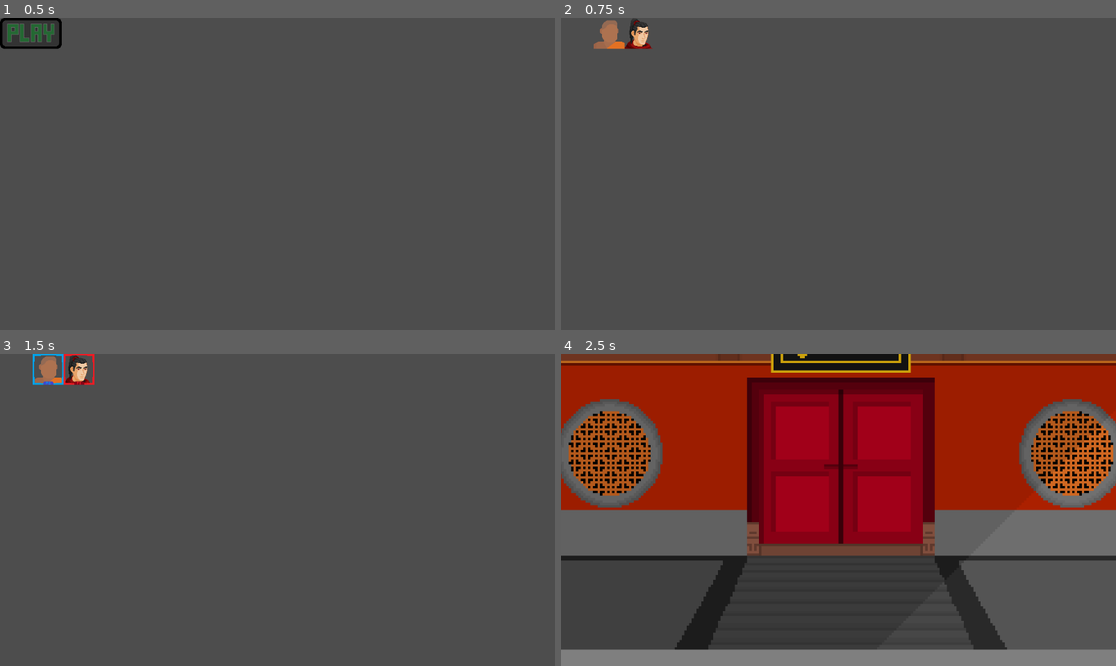
Above: before the commit, frames 1-4 (two rows, left to right).
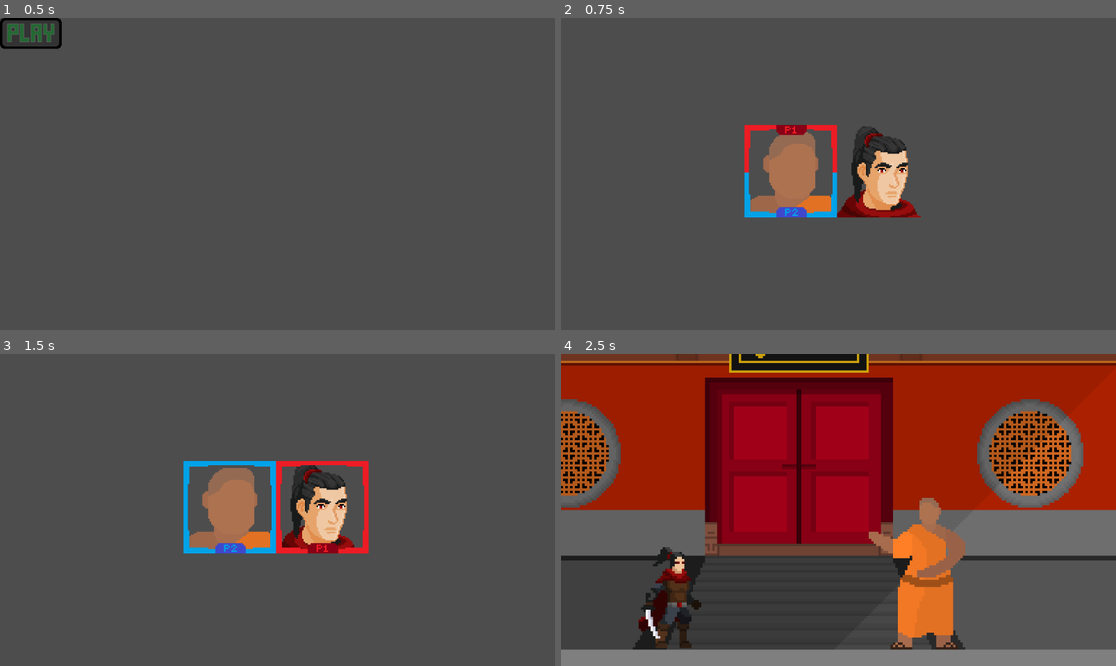
Above: after the commit, the same moments.

Repository: Patrick0704-eng/Fighting-Game-Cool
Game: Godot game, scene res://scenes/gui/main_menu.tscn
Same seed, same stepped clock (60 frames per second), same inputs: the game is played once before the commit and once after it.
Inputs (mouse positions are in pixels of both pictures, inside the frame that each line leads up to):
- Up to frame 1 (0.5 s): no input
- Up to frame 2 (0.75 s): click (594, 33) at 0.5 s
- Up to frame 3 (1.5 s): tap Enter (lock_2) at 1.25 s; hold D (right1) from 1.28 s (still down); tap Z (block1) at 1.35 s
- Up to frame 4 (2.5 s): keep holding D (right1); tap W (up1) at 1.52, 2.27 s; tap Space (lock_1) at 2 s; tap J (block2) at 2.1 s

Frame 1 is identical in both runs. In frame 2, 6.7% of the frame differs, in the area x 5-65%, y 0-64%; in frame 3, 7.6%; in frame 4, 37%, in the area x 0-100%, y 0-95%.
Error before the commit: Parse Error: Could not preload resource file "res://scenes/characters/hon.tscn". (res://scripts/maps/temple.gd:8)
Error after the commit: Attempt to call function 'play' in base 'null instance' on a null instance. (res://scripts/characters/zhin.gd:93)

Commit message:
working duplex

Diff:
--- a/scenes/characters/hon.tscn
+++ b/scenes/characters/hon.tscn
@@ -5,18 +5,6 @@
 [ext_resource type="Texture2D" uid="uid://cfqj508s8udgi" path="res://assets/characters/hon/normal/idle.png" id="4_kgyh4"]
 [ext_resource type="Texture2D" uid="uid://cjbh2hlv11db7" path="res://assets/characters/hon/normal/crouch_walk.png" id="4_ytecd"]
 [ext_resource type="Texture2D" uid="uid://cpa8eg6vp7d6s" path="res://assets/characters/hon/normal/walk.png" id="5_8jic5"]
-[gd_scene load_steps=62 format=3 uid="uid://dp437v6nkr7ce"]
-
-[ext_resource type="Script" path="res://scripts/characters/hon.gd" id="1_ipo3d"]
-[ext_resource type="Texture2D" uid="uid://sb0dieqd0d7w" path="res://assets/characters/hon/normal/crouch_idle.png" id="2_cnn5w"]
-[ext_resource type="Texture2D" uid="uid://db7yxy64dgshj" path="res://assets/characters/hon/normal/crouch_low.png" id="3_w0icw"]
-[ext_resource type="Texture2D" uid="uid://cpqcf5kef81x8" path="res://assets/characters/hon/normal/jump_low.png" id="4_7rupd"]
-[ext_resource type="Texture2D" uid="uid://b4ufhpyy4pkb2" path="res://assets/characters/hon/normal/jump_high.png" id="4_jculv"]
-[ext_resource type="Texture2D" uid="uid://cfqj508s8udgi" path="res://assets/characters/hon/normal/idle.png" id="4_kgyh4"]
-[ext_resource type="Texture2D" uid="uid://cjbh2hlv11db7" path="res://assets/characters/hon/normal/crouch_walk.png" id="4_ytecd"]
-[ext_resource type="Texture2D" uid="uid://cpa8eg6vp7d6s" path="res://assets/characters/hon/normal/walk.png" id="5_8jic5"]
-[ext_resource type="Texture2D" uid="uid://dx4mcjjquqbl7" path="res://assets/characters/hon/normal/low.png" id="5_51ulk"]
-[ext_resource type="Texture2D" uid="uid://dt0pf1ue1o4mh" path="res://assets/characters/hon/normal/ultimate_damage.png" id="10_4v01b"]
 
 [sub_resource type="RectangleShape2D" id="RectangleShape2D_x5haf"]
 size = Vector2(46, 63)
@@ -37,40 +25,31 @@
 atlas = ExtResource("2_cnn5w")
 region = Rect2(192, 0, 64, 64)
 
-[sub_resource type="AtlasTexture" id="AtlasTexture_abuhq"]
-atlas = ExtResource("3_w0icw")
+[sub_resource type="AtlasTexture" id="AtlasTexture_qcagg"]
 region = Rect2(0, 0, 64, 64)
 
-[sub_resource type="AtlasTexture" id="AtlasTexture_hsxd5"]
-atlas = ExtResource("3_w0icw")
+[sub_resource type="AtlasTexture" id="AtlasTexture_fj2gv"]
 region = Rect2(64, 0, 64, 64)
 
-[sub_resource type="AtlasTexture" id="AtlasTexture_3rx0r"]
-atlas = ExtResource("3_w0icw")
+[sub_resource type="AtlasTexture" id="AtlasTexture_tyb4o"]
 region = Rect2(128, 0, 64, 64)
 
-[sub_resource type="AtlasTexture" id="AtlasTexture_qrrcq"]
-atlas = ExtResource("3_w0icw")
+[sub_resource type="AtlasTexture" id="AtlasTexture_rsa6w"]
 region = Rect2(192, 0, 64, 64)
 
-[sub_resource type="AtlasTexture" id="AtlasTexture_hfkmt"]
-atlas = ExtResource("3_w0icw")
+[sub_resource type="AtlasTexture" id="AtlasTexture_pijiy"]
 region = Rect2(256, 0, 64, 64)
 
-[sub_resource type="AtlasTexture" id="AtlasTexture_in5na"]
-atlas = ExtResource("3_w0icw")
+[sub_resource type="AtlasTexture" id="AtlasTexture_86imy"]
 region = Rect2(320, 0, 64, 64)
 
-[sub_resource type="AtlasTexture" id="AtlasTexture_0i3as"]
-atlas = ExtResource("3_w0icw")
+[sub_resource type="AtlasTexture" id="AtlasTexture_4tbru"]
 region = Rect2(384, 0, 64, 64)
 
-[sub_resource type="AtlasTexture" id="AtlasTexture_0ayku"]
-atlas = ExtResource("3_w0icw")
+[sub_resource type="AtlasTexture" id="AtlasTexture_ib2iw"]
 region = Rect2(448, 0, 64, 64)
 
-[sub_resource type="AtlasTexture" id="AtlasTexture_y5u5a"]
-atlas = ExtResource("3_w0icw")
+[sub_resource type="AtlasTexture" id="AtlasTexture_anjjs"]
 region = Rect2(512, 0, 64, 64)
 
 [sub_resource type="AtlasTexture" id="AtlasTexture_pk1qf"]
@@ -128,22 +107,6 @@
 [sub_resource type="AtlasTexture" id="AtlasTexture_bbua6"]
 atlas = ExtResource("5_8jic5")
 region = Rect2(256, 0, 64, 64)
-
-[sub_resource type="AtlasTexture" id="AtlasTexture_u4ud2"]
-atlas = ExtResource("10_4v01b")
-region = Rect2(0, 0, 64, 64)
-
-[sub_resource type="AtlasTexture" id="AtlasTexture_wce4u"]
-atlas = ExtResource("10_4v01b")
-region = Rect2(64, 0, 64, 64)
-
-[sub_resource type="AtlasTexture" id="AtlasTexture_bov6j"]
-atlas = ExtResource("10_4v01b")
-region = Rect2(128, 0, 64, 64)
-
-[sub_resource type="AtlasTexture" id="AtlasTexture_2six0"]
-atlas = ExtResource("10_4v01b")
-region = Rect2(192, 0, 64, 64)
 
 [sub_resource type="SpriteFrames" id="SpriteFrames_2dgku"]
 animations = [{
@@ -166,34 +129,34 @@
 }, {
 "frames": [{
 "duration": 1.0,
-"texture": SubResource("AtlasTexture_abuhq")
-}, {
-"duration": 1.0,
-"texture": SubResource("AtlasTexture_hsxd5")
-}, {
-"duration": 1.0,
-"texture": SubResource("AtlasTexture_3rx0r")
-}, {
-"duration": 1.0,
-"texture": SubResource("AtlasTexture_qrrcq")
-}, {
-"duration": 1.0,
-"texture": SubResource("AtlasTexture_hfkmt")
-}, {
-"duration": 1.0,
-"texture": SubResource("AtlasTexture_in5na")
-}, {
-"duration": 1.0,
-"texture": SubResource("AtlasTexture_0i3as")
-}, {
-"duration": 1.0,
-"texture": SubResource("AtlasTexture_0ayku")
-}, {
-"duration": 1.0,
-"texture": SubResource("AtlasTexture_y5u5a")
+"texture": SubResource("AtlasTexture_qcagg")
+}, {
+"duration": 1.0,
+"texture": SubResource("AtlasTexture_fj2gv")
+}, {
+"duration": 1.0,
+"texture": SubResource("AtlasTexture_tyb4o")
+}, {
+"duration": 1.0,
+"texture": SubResource("AtlasTexture_rsa6w")
+}, {
+"duration": 1.0,
+"texture": SubResource("AtlasTexture_pijiy")
+}, {
+"duration": 1.0,
+"texture": SubResource("AtlasTexture_86imy")
+}, {
+"duration": 1.0,
+"texture": SubResource("AtlasTexture_4tbru")
+}, {
+"duration": 1.0,
+"texture": SubResource("AtlasTexture_ib2iw")
+}, {
+"duration": 1.0,
+"texture": SubResource("AtlasTexture_anjjs")
 }],
 "loop": false,
-"name": &"crouching_low",
+"name": &"crouching_low_punch",
 "speed": 10.0
 }, {
 "frames": [{
@@ -252,23 +215,6 @@
 "loop": true,
 "name": &"standing_walk",
 "speed": 10.0
-}, {
-"frames": [{
-"duration": 1.0,
-"texture": SubResource("AtlasTexture_u4ud2")
-}, {
-"duration": 1.0,
-"texture": SubResource("AtlasTexture_wce4u")
-}, {
-"duration": 1.0,
-"texture": SubResource("AtlasTexture_bov6j")
-}, {
-"duration": 1.0,
-"texture": SubResource("AtlasTexture_2six0")
-}],
-"loop": true,
-"name": &"ultimate",
-"speed": 5.0
 }]
 
 [sub_resource type="Animation" id="Animation_ksgss"]
@@ -389,7 +335,7 @@
 "times": PackedFloat32Array(0),
 "transitions": PackedFloat32Array(1),
 "update": 1,
-"values": [&"crouching_low"]
+"values": [&"crouching_low_punch"]
 }
 tracks/1/type = "value"
 tracks/1/imported = false
@@ -586,207 +532,12 @@
 "values": [Vector2(1, 1), Vector2(1, 1)]
 }
 
-[sub_resource type="Animation" id="Animation_iidgf"]
-resource_name = "stand_low"
-length = 0.60001
-tracks/0/type = "value"
-tracks/0/imported = false
-tracks/0/enabled = true
-tracks/0/path = NodePath("animation_frames:animation")
-tracks/0/interp = 1
-tracks/0/loop_wrap = true
-tracks/0/keys = {
-"times": PackedFloat32Array(0),
-"transitions": PackedFloat32Array(1),
-"update": 1,
-"values": [&"standing_low"]
-}
-tracks/1/type = "value"
-tracks/1/imported = false
-tracks/1/enabled = true
-tracks/1/path = NodePath("animation_frames:frame")
-tracks/1/interp = 1
-tracks/1/loop_wrap = true
-tracks/1/keys = {
-"times": PackedFloat32Array(0, 0.1, 0.2, 0.3, 0.4, 0.5),
-"transitions": PackedFloat32Array(1, 1, 1, 1, 1, 1),
-"update": 1,
-"values": [0, 1, 2, 3, 4, 5]
-}
-tracks/2/type = "value"
-tracks/2/imported = false
-tracks/2/enabled = true
-tracks/2/path = NodePath("hit_box:shape")
-tracks/2/interp = 1
-tracks/2/loop_wrap = true
-tracks/2/keys = {
-"times": PackedFloat32Array(0),
-"transitions": PackedFloat32Array(1),
-"update": 1,
-"values": [SubResource("RectangleShape2D_x5haf")]
-}
-tracks/3/type = "value"
-tracks/3/imported = false
-tracks/3/enabled = true
-tracks/3/path = NodePath("hit_box:position")
-tracks/3/interp = 1
-tracks/3/loop_wrap = true
-tracks/3/keys = {
-"times": PackedFloat32Array(0),
-"transitions": PackedFloat32Array(1),
-"update": 0,
-"values": [Vector2(4, 0.5)]
-}
-tracks/4/type = "value"
-tracks/4/imported = false
-tracks/4/enabled = true
-tracks/4/path = NodePath("hit_box:scale")
-tracks/4/interp = 1
-tracks/4/loop_wrap = true
-tracks/4/keys = {
-"times": PackedFloat32Array(0),
-"transitions": PackedFloat32Array(1),
-"update": 0,
-"values": [Vector2(1, 1)]
-}
-
-[sub_resource type="Animation" id="Animation_gvspu"]
-resource_name = "jump_high"
-length = 0.10001
-tracks/0/type = "value"
-tracks/0/imported = false
-tracks/0/enabled = true
-tracks/0/path = NodePath("animation_frames:animation")
-tracks/0/interp = 1
-tracks/0/loop_wrap = true
-tracks/0/keys = {
-"times": PackedFloat32Array(0),
-"transitions": PackedFloat32Array(1),
-"update": 1,
-"values": [&"jump_high"]
-}
-tracks/1/type = "value"
-tracks/1/imported = false
-tracks/1/enabled = true
-tracks/1/path = NodePath("animation_frames:frame")
-tracks/1/interp = 1
-tracks/1/loop_wrap = true
-tracks/1/keys = {
-"times": PackedFloat32Array(0),
-"transitions": PackedFloat32Array(1),
-"update": 1,
-"values": [0]
-}
-tracks/2/type = "value"
-tracks/2/imported = false
-tracks/2/enabled = true
-tracks/2/path = NodePath("hit_box:shape")
-tracks/2/interp = 1
-tracks/2/loop_wrap = true
-tracks/2/keys = {
-"times": PackedFloat32Array(0),
-"transitions": PackedFloat32Array(1),
-"update": 1,
-"values": [SubResource("RectangleShape2D_x5haf")]
-}
-tracks/3/type = "value"
-tracks/3/imported = false
-tracks/3/enabled = true
-tracks/3/path = NodePath("hit_box:position")
-tracks/3/interp = 1
-tracks/3/loop_wrap = true
-tracks/3/keys = {
-"times": PackedFloat32Array(0),
-"transitions": PackedFloat32Array(1),
-"update": 0,
-"values": [Vector2(4, 0.5)]
-}
-tracks/4/type = "value"
-tracks/4/imported = false
-tracks/4/enabled = true
-tracks/4/path = NodePath("hit_box:scale")
-tracks/4/interp = 1
-tracks/4/loop_wrap = true
-tracks/4/keys = {
-"times": PackedFloat32Array(0),
-"transitions": PackedFloat32Array(1),
-"update": 0,
-"values": [Vector2(1, 1)]
-}
-
-[sub_resource type="Animation" id="Animation_s003s"]
-resource_name = "jump_low"
-length = 0.10001
-tracks/0/type = "value"
-tracks/0/imported = false
-tracks/0/enabled = true
-tracks/0/path = NodePath("animation_frames:animation")
-tracks/0/interp = 1
-tracks/0/loop_wrap = true
-tracks/0/keys = {
-"times": PackedFloat32Array(0),
-"transitions": PackedFloat32Array(1),
-"update": 1,
-"values": [&"jump_low"]
-}
-tracks/1/type = "value"
-tracks/1/imported = false
-tracks/1/enabled = true
-tracks/1/path = NodePath("animation_frames:frame")
-tracks/1/interp = 1
-tracks/1/loop_wrap = true
-tracks/1/keys = {
-"times": PackedFloat32Array(0),
-"transitions": PackedFloat32Array(1),
-"update": 1,
-"values": [0]
-}
-tracks/2/type = "value"
-tracks/2/imported = false
-tracks/2/enabled = true
-tracks/2/path = NodePath("hit_box:shape")
-tracks/2/interp = 1
-tracks/2/loop_wrap = true
-tracks/2/keys = {
-"times": PackedFloat32Array(0),
-"transitions": PackedFloat32Array(1),
-"update": 1,
-"values": [SubResource("RectangleShape2D_x5haf")]
-}
-tracks/3/type = "value"
-tracks/3/imported = false
-tracks/3/enabled = true
-tracks/3/path = NodePath("hit_box:position")
-tracks/3/interp = 1
-tracks/3/loop_wrap = true
-tracks/3/keys = {
-"times": PackedFloat32Array(0),
-"transitions": PackedFloat32Array(1),
-"update": 0,
-"values": [Vector2(4, 0.5)]
-}
-tracks/4/type = "value"
-tracks/4/imported = false
-tracks/4/enabled = true
-tracks/4/path = NodePath("hit_box:scale")
-tracks/4/interp = 1
-tracks/4/loop_wrap = true
-tracks/4/keys = {
-"times": PackedFloat32Array(0),
-"transitions": PackedFloat32Array(1),
-"update": 0,
-"values": [Vector2(1, 1)]
-}
-
 [sub_resource type="AnimationLibrary" id="AnimationLibrary_brukk"]
 _data = {
 "RESET": SubResource("Animation_ksgss"),
 "crouch_idle": SubResource("Animation_ibmqa"),
 "crouch_low": SubResource("Animation_f2ooi"),
 "crouch_walk": SubResource("Animation_wfrci"),
-
-"jump_high": SubResource("Animation_gvspu"),
-"jump_low": SubResource("Animation_s003s"),
 "stand_idle": SubResource("Animation_jifq8"),
 "stand_walk": SubResource("Animation_20hs5")
 }
--- a/scenes/gui/character_select.tscn
+++ b/scenes/gui/character_select.tscn
@@ -1,9 +1,10 @@
-[gd_scene load_steps=6 format=3 uid="uid://cofufxnhhngdq"]
+[gd_scene load_steps=7 format=3 uid="uid://cofufxnhhngdq"]
 
 [ext_resource type="Texture2D" uid="uid://begwloepqmgrk" path="res://assets/characters/zhin/Fire_Warrior/Fire_Warrior_Portrait.png" id="1_tpsvn"]
 [ext_resource type="Script" path="res://scripts/gui/character_select.gd" id="1_xvs0u"]
 [ext_resource type="Texture2D" uid="uid://0vq1c4ncdk1q" path="res://assets/characters/hon/normal/reference.png" id="3_ow0ew"]
 [ext_resource type="Texture2D" uid="uid://dfbv0onw0yn5i" path="res://assets/characters/p1_select.png" id="4_h86y1"]
+[ext_resource type="Texture2D" uid="uid://dr3pcx2q00187" path="res://assets/gui/character_select_menu/dual_select.png" id="4_t3h71"]
 [ext_resource type="Texture2D" uid="uid://d3uromcspbgrn" path="res://assets/characters/p2_select.png" id="5_my1bj"]
 
 [node name="character_select" type="Control"]
@@ -26,6 +27,8 @@
 texture = ExtResource("5_my1bj")
 
 [node name="dual_select" type="Sprite2D" parent="."]
+z_index = 1
+texture = ExtResource("4_t3h71")
 
 [node name="hon" type="Sprite2D" parent="."]
 position = Vector2(100, 32)
@@ -34,3 +37,7 @@
 [node name="zhin" type="Sprite2D" parent="."]
 position = Vector2(164, 32)
 texture = ExtResource("1_tpsvn")
+
+[node name="Camera2D" type="Camera2D" parent="."]
+position = Vector2(133, 34)
+zoom = Vector2(3, 3)
